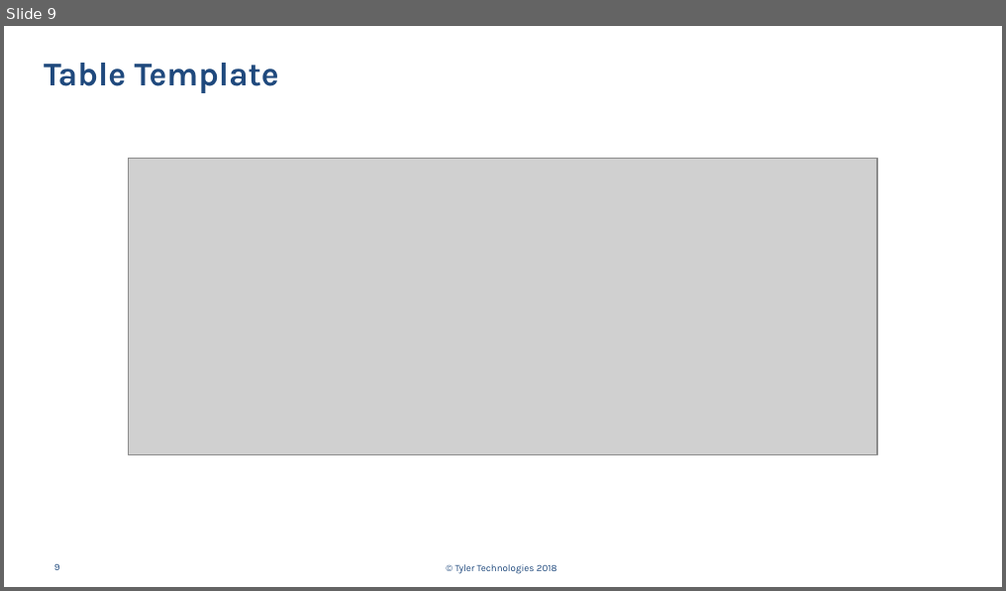
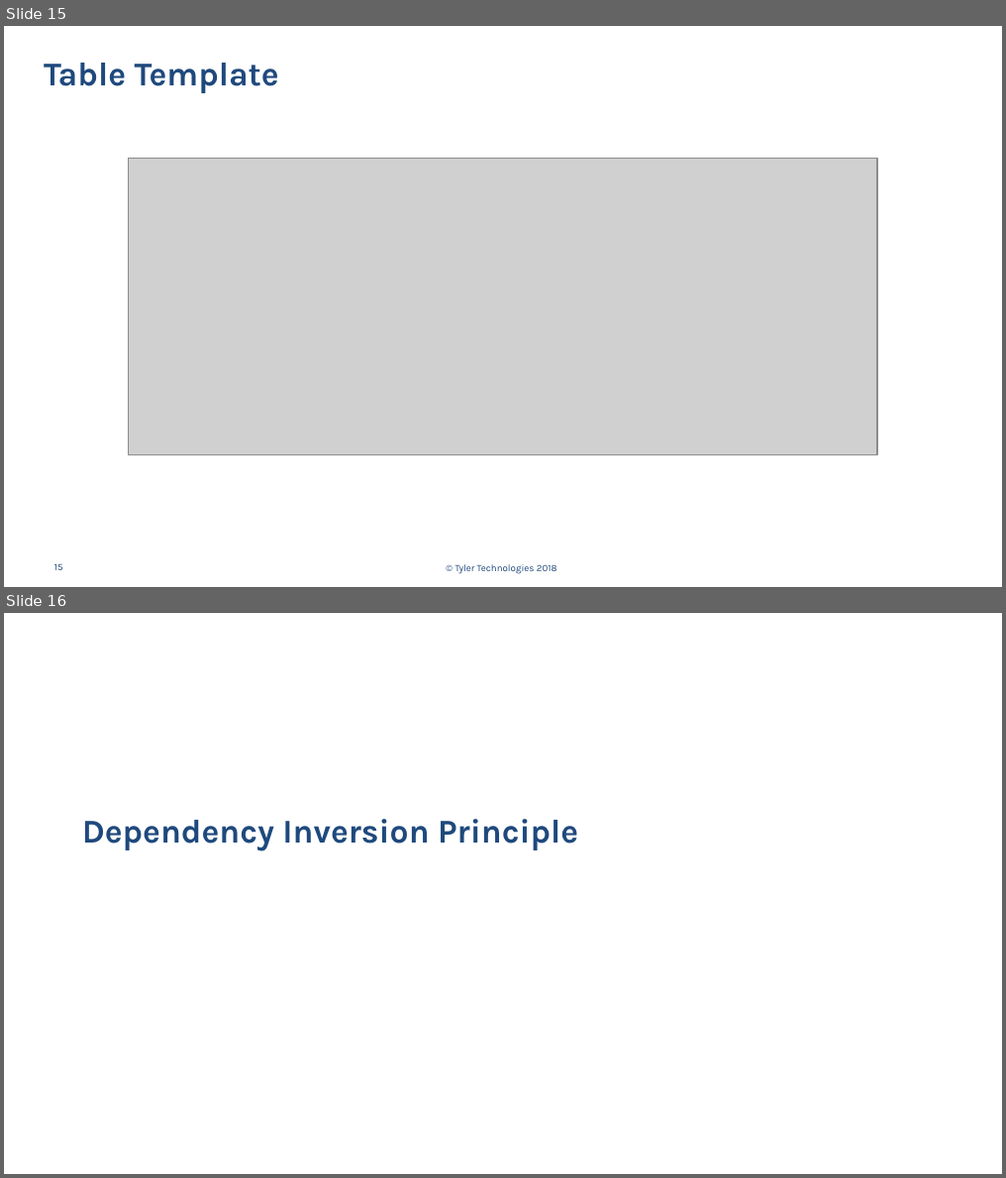
Before and after one commit to scohe001/SOLID-Presentation, a slide deck: PowerPoint/SOLID.pptx. Shown one above the other, each under a label of ours: slide 9 before the commit, slides 15 and 16 after it. The pictures are 1006x591 and 1006x1178 pixels, drawn with LibreOffice and Linux fonts; fonts in the diff are those of the drawing; grey boxes stand for pictures; background and template pictures are left out. Boxes give left, top, right and bottom in pixels: in the first picture for what was removed or moved away, otherwise in the second. Text is boxed around its words. In the diff, an @@ line names an element or a change of style, - is before the commit and + after.

```diff
--- a/PowerPoint/SOLID.pptx
+++ b/PowerPoint/SOLID.pptx
@@ slide 16 added at bbox=[4, 613, 1002, 1174], background #FFFFFF @@
@@ title added at bbox=[82, 819, 578, 852], 24 pt, text #1F497D, bold @@
+Dependency Inversion Principle
@@ what was slide 9 is now slide 15 @@
@@ page number at bbox=[54, 565, 63, 570]: text changed @@
-9
+15
```
Also in this commit, not shown: 6 other slides added, 6 other files.
